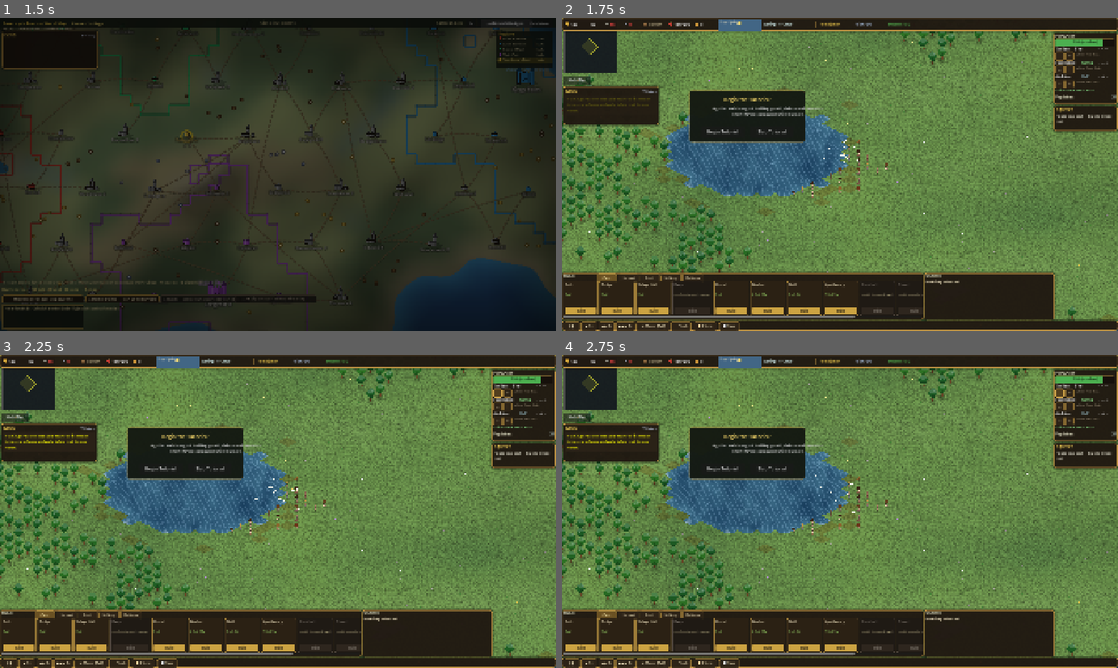
Above: before the commit, frames 1-4 (two rows, left to right).
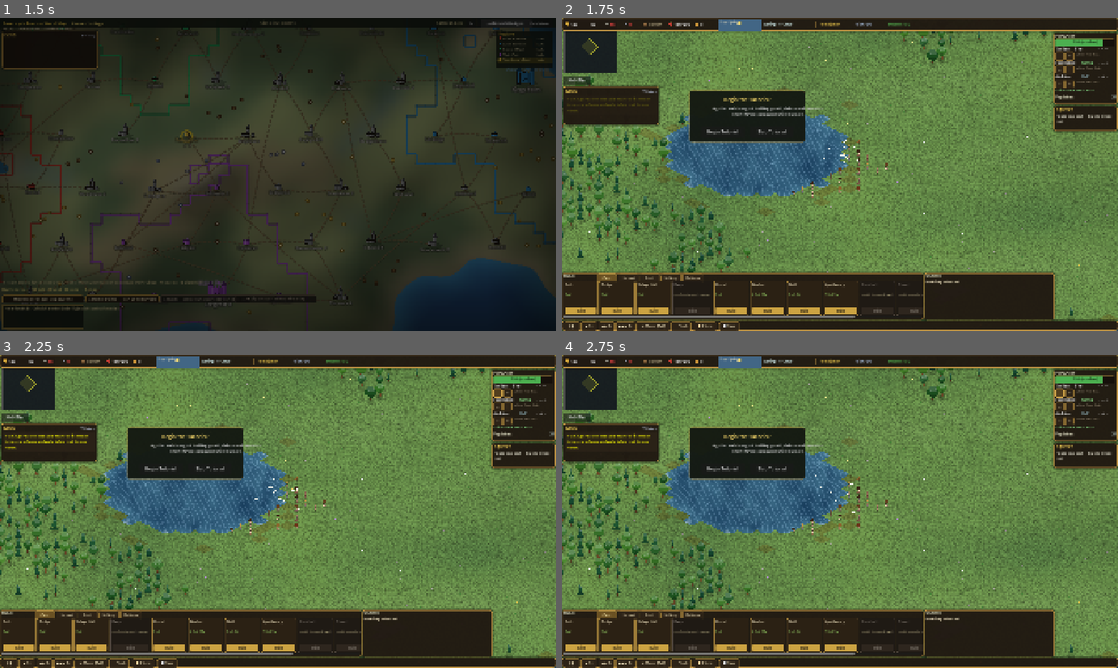
Above: after the commit, the same moments.

Repository: brotherphilip/sovereigns-reach
Game: Godot game, scene res://view/menu/MainMenuScene.tscn
The game is run twice, just before and just after one commit, with the same random seed, the same clock (stepped at 60 frames per second) and the same inputs.
Inputs:
- Up to frame 1 (1.5 s): click "New Game" at 0.5 s; click "▶ Resume Time" at 1.25 s
- Up to frame 2 (1.75 s): no input
- Up to frame 3 (2.25 s): click "−" at 2 s
- Up to frame 4 (2.75 s): no input

Frame 1 is identical in both runs. In frame 2, 2.1% of the frame differs, in the area x 0-93%, y 4-97%; in frame 3, 2.1%; in frame 4, 2.2%.

Commit message:
iter323: mixed woodland — conifer archetype breaks the cloned forest
Trees are the most-repeated element on screen and still read as stamped
lollipops despite existing per-tree size/jitter/crown-shape variation, because
every tree was the same rounded broadleaf in nearly the same mid-green.

Fix (view-only, TreeLayer.gd):
- ~40% of wooded tiles now draw a pine/conifer: a short trunk under stacked
  triangular tiers tapering to a point — a different SILHOUETTE, not just a
  size — chosen deterministically per tile.
- Conifers use a deeper blue-green evergreen palette, stay green in autumn
  while the broadleaf turn gold, and grow snow caps in winter.
- Broadleaf palette spread much wider (deep green -> bright yellow-green; rust
  -> gold) plus a per-tree value shift so neighbours read as sunlit vs shaded.

Verified by render across summer/autumn/winter — forests read as varied
natural woodland of mixed species. Deterministic (no shimmer); cull/LOD and
per-frame cost unchanged. Buildings/HUD/sim untouched.

Co-Authored-By: Claude Opus 4.8 <noreply@anthropic.com>

Diff:
--- a/view/micro/TreeLayer.gd
+++ b/view/micro/TreeLayer.gd
@@ -155,29 +155,59 @@
 	var n: float = sin(float(gx) * 127.1 + float(gy) * 311.7 + float(salt) * 74.7) * 43758.5453
 	return n - floor(n)
 
-# Foliage palette for the season (adult/young crowns). hue 0..1 varies within a stand.
+# Foliage palette for the season (adult/young broadleaf crowns). hue 0..1 varies within a
+# stand. The endpoints are spread WIDE (deep green → bright yellow-green, gold → rust) so a
+# wood reads as many individual trees, not one repeated green.
 func _crown(hue: float) -> Array:
 	var dark: Color
 	match _season:
-		SeasonSystem.Season.SPRING: dark = Color(0.26, 0.55, 0.21).lerp(Color(0.40, 0.66, 0.22), hue)
-		SeasonSystem.Season.AUTUMN: dark = Color(0.58, 0.36, 0.12).lerp(Color(0.72, 0.52, 0.16), hue)
+		SeasonSystem.Season.SPRING: dark = Color(0.22, 0.50, 0.18).lerp(Color(0.46, 0.70, 0.26), hue)
+		SeasonSystem.Season.AUTUMN: dark = Color(0.50, 0.28, 0.10).lerp(Color(0.82, 0.60, 0.20), hue)
 		SeasonSystem.Season.WINTER: dark = Color(0.20, 0.34, 0.22).lerp(Color(0.26, 0.40, 0.24), hue)
-		_:                          dark = Color(0.10, 0.34, 0.14).lerp(Color(0.18, 0.45, 0.14), hue)
+		_:                          dark = Color(0.09, 0.30, 0.12).lerp(Color(0.28, 0.52, 0.16), hue)
 	return [dark, dark.lightened(0.18), dark.darkened(0.22)]
+
+# Evergreen palette for conifers — deeper & bluer than the broadleaf greens, so a mixed stand
+# has genuine colour contrast. Conifers stay green in autumn and only frost in winter.
+func _conifer_crown(hue: float) -> Array:
+	var dark: Color
+	match _season:
+		SeasonSystem.Season.SPRING: dark = Color(0.13, 0.38, 0.23).lerp(Color(0.20, 0.47, 0.27), hue)
+		SeasonSystem.Season.AUTUMN: dark = Color(0.11, 0.30, 0.19).lerp(Color(0.18, 0.38, 0.21), hue)
+		SeasonSystem.Season.WINTER: dark = Color(0.14, 0.30, 0.23).lerp(Color(0.19, 0.35, 0.25), hue)
+		_:                          dark = Color(0.08, 0.27, 0.18).lerp(Color(0.14, 0.36, 0.20), hue)
+	return [dark, dark.lightened(0.15), dark.darkened(0.20)]
 
 const TRUNK := Color(0.40, 0.27, 0.15)
 const TRUNK_D := Color(0.30, 0.20, 0.11)
 
 func _draw_tree(sx: float, sy: float, gx: int, gy: int, stage: int, g: float, shake: float) -> void:
+	# Per-tile deterministic variation so a stand reads as individual trees, not stamped
+	# clones: a size multiplier (~0.82–1.18) and a few px of position jitter, seeded by the
+	# tile. Stable across redraws (pure hash of gx,gy) so trees never shimmer.
+	var vs: float = 0.82 + _h(gx, gy, 90) * 0.36
+	var jx: float = (_h(gx, gy, 91) - 0.5) * 5.0
+	var jy: float = (_h(gx, gy, 92) - 0.5) * 4.0
+	var px: float = sx + jx
+	var py: float = sy + jy
+	# ~40% of tiles are conifers (a different SILHOUETTE, not just a different size) so a wood
+	# mixes pointed evergreens with rounded broadleaf instead of reading as stamped clones.
+	var conifer: bool = _h(gx, gy, 80) < 0.40
 	match stage:
 		ForestSystem.STUMP:
-			_draw_stump(sx, sy)
+			_draw_stump(px, py)
 		ForestSystem.SAPLING:
-			_draw_sapling(sx, sy, gx, gy, 0.55 + 0.45 * g)
+			_draw_sapling(px, py, gx, gy, (0.55 + 0.45 * g) * vs)
 		ForestSystem.YOUNG:
-			_draw_young(sx, sy, gx, gy, 0.7 + 0.3 * g, shake)
+			if conifer:
+				_draw_conifer(px, py, gx, gy, (0.66 + 0.3 * g) * vs, shake)
+			else:
+				_draw_young(px, py, gx, gy, (0.7 + 0.3 * g) * vs, shake)
 		_:
-			_draw_adult(sx, sy, gx, gy, 1.0, shake)
+			if conifer:
+				_draw_conifer(px, py, gx, gy, vs, shake)
+			else:
+				_draw_adult(px, py, gx, gy, vs, shake)
 
 func _draw_stump(sx: float, sy: float) -> void:
 	draw_circle(Vector2(sx, sy + 2.0), 5.0, Color(0, 0, 0, 0.14))
@@ -211,20 +241,35 @@
 	var hue: float = _h(gx, gy, 42)
 	var sway: float = sin(_t * 1.1 + float(gx) * 0.6 + float(gy) * 0.4) * 0.8   # gentle idle breeze
 	var lean: float = shake + sway
+	# Per-tile crown SHAPE: some trees are narrow & tall, others squat & bushy, so a stand
+	# isn't a row of identical lollipops. cw squashes/widens the canopy, ch its height.
+	var cw: float = 0.82 + _h(gx, gy, 93) * 0.40
+	var ch: float = 0.88 + _h(gx, gy, 94) * 0.30
+	# Trunk tint drifts a little per tree (some greyer/warmer bark).
+	var tnt: float = (_h(gx, gy, 95) - 0.5) * 0.10
+	var trunk_c := Color(clampf(TRUNK.r + tnt, 0.0, 1.0), clampf(TRUNK.g + tnt * 0.5, 0.0, 1.0), clampf(TRUNK.b, 0.0, 1.0))
 	# Long ground shadow + thick buttressed trunk.
 	draw_circle(Vector2(sx, sy + 4.0), 11.0 * s, Color(0, 0, 0, 0.16))
 	var tw: float = 3.0 * s
 	draw_colored_polygon(PackedVector2Array([
 		Vector2(sx - tw, sy + 3.0), Vector2(sx + tw, sy + 3.0),
 		Vector2(sx + tw * 0.6 + lean, sy - 16.0 * s), Vector2(sx - tw * 0.6 + lean, sy - 16.0 * s),
-	]), TRUNK)
+	]), trunk_c)
 	draw_line(Vector2(sx - tw * 0.2, sy + 2.0), Vector2(sx - tw * 0.2 + lean, sy - 15.0 * s), TRUNK_D, 1.0)
 	var top := Vector2(sx + lean, sy)
 	if _season == SeasonSystem.Season.WINTER:
 		_draw_bare(sx, sy, 1.3 * s, lean)
 		return
-	# Layered, billowing canopy — several overlapping clumps with light from upper-right.
+	# Layered, billowing canopy — several overlapping clumps with light from upper-right. The
+	# offsets scale by cw (width) / ch (height) so the crown's silhouette varies per tree.
 	var c: Array = _crown(hue)
+	# Per-tree value shift so some crowns are markedly lighter/darker than their neighbours
+	# (a sunlit tree next to a shaded one) — extra variety on top of the hue spread.
+	var vsh: float = (_h(gx, gy, 96) - 0.5) * 0.18
+	if vsh > 0.0:
+		c = [c[0].lightened(vsh), c[1].lightened(vsh), c[2].lightened(vsh * 0.7)]
+	else:
+		c = [c[0].darkened(-vsh), c[1].darkened(-vsh), c[2].darkened(-vsh * 0.7)]
 	var clumps := [
 		[Vector2(0, -18.0), 10.0, c[2]],
 		[Vector2(-7.0, -22.0), 8.0, c[0]],
@@ -235,10 +280,57 @@
 		[Vector2(1.0, -35.0), 5.0, c[1]],
 	]
 	for cl in clumps:
-		draw_circle(top + (cl[0] as Vector2) * s, (cl[1] as float) * s, cl[2])
+		var off := (cl[0] as Vector2) * Vector2(cw, ch)
+		draw_circle(top + off * s, (cl[1] as float) * cw * s, cl[2])
 	# A couple of bright dabs for sun glint.
-	draw_circle(top + Vector2(6.0, -33.0) * s, 2.6 * s, c[1].lightened(0.18))
-	draw_circle(top + Vector2(-5.0, -25.0) * s, 2.0 * s, c[1].lightened(0.12))
+	draw_circle(top + Vector2(6.0 * cw, -33.0 * ch) * s, 2.6 * s, c[1].lightened(0.18))
+	draw_circle(top + Vector2(-5.0 * cw, -25.0 * ch) * s, 2.0 * s, c[1].lightened(0.12))
+
+# A pine/conifer: a short trunk under stacked triangular tiers (wide at the base, tapering to a
+# point). A different SILHOUETTE from the broadleaf lollipop — the single biggest "not all the
+# same tree" win. Evergreen (keeps its needles in autumn); frosts with snow in winter.
+func _draw_conifer(sx: float, sy: float, gx: int, gy: int, s: float, shake: float) -> void:
+	var sway: float = sin(_t * 1.0 + float(gx) * 0.6 + float(gy) * 0.4) * 0.7
+	var lean: float = shake + sway
+	var cw: float = 0.84 + _h(gx, gy, 93) * 0.34          # per-tree width (some spindly, some full)
+	var top := Vector2(sx + lean, sy)
+	# Long ground shadow + a short, mostly-hidden trunk.
+	draw_circle(Vector2(sx, sy + 4.0), 9.0 * s, Color(0, 0, 0, 0.16))
+	var tw: float = 2.2 * s
+	draw_colored_polygon(PackedVector2Array([
+		Vector2(sx - tw, sy + 3.0), Vector2(sx + tw, sy + 3.0),
+		Vector2(sx + tw * 0.6, sy - 7.0 * s), Vector2(sx - tw * 0.6, sy - 7.0 * s),
+	]), TRUNK_D)
+	# Tiers bottom→top: [base_y, half_width, height, colour_index]. Drawn low→high so upper
+	# skirts overlap the ones beneath them into a layered cone.
+	var tiers := [
+		[-4.0, 11.0, 12.0, 2], [-11.0, 9.2, 12.0, 0], [-18.0, 7.2, 11.0, 0],
+		[-24.0, 5.4, 10.0, 1], [-29.0, 3.6, 9.0, 1],
+	]
+	if _season == SeasonSystem.Season.WINTER:
+		var cw_w: Array = _conifer_crown(_h(gx, gy, 42))
+		for tt in tiers:
+			var by: float = float(tt[0]) * s
+			var hw: float = float(tt[1]) * s * cw
+			var th: float = float(tt[2]) * s
+			draw_colored_polygon(PackedVector2Array([
+				top + Vector2(-hw, by), top + Vector2(hw, by), top + Vector2(0.0, by - th)]),
+				cw_w[2])
+			# A snow cap blanketing the upper half of each skirt.
+			draw_colored_polygon(PackedVector2Array([
+				top + Vector2(-hw * 0.66, by - th * 0.40), top + Vector2(hw * 0.66, by - th * 0.40),
+				top + Vector2(0.0, by - th)]), Color(0.92, 0.95, 1.0, 0.92))
+		return
+	var c: Array = _conifer_crown(_h(gx, gy, 42))
+	for tt in tiers:
+		var by: float = float(tt[0]) * s
+		var hw: float = float(tt[1]) * s * cw
+		var th: float = float(tt[2]) * s
+		draw_colored_polygon(PackedVector2Array([
+			top + Vector2(-hw, by), top + Vector2(hw, by), top + Vector2(0.0, by - th)]),
+			c[int(tt[3])])
+	# Sun glint catching the upper-right skirts.
+	draw_circle(top + Vector2(2.0 * s, -27.0 * s), 1.9 * s, c[1].lightened(0.16))
 
 func _draw_bare(sx: float, sy: float, s: float, lean: float) -> void:
 	var base := Vector2(sx, sy - 4.0 * s)
Not shown, changed: CHANGELOG.md
Not shown, changed: change.md
Not shown, changed: systems_bibliography.html
